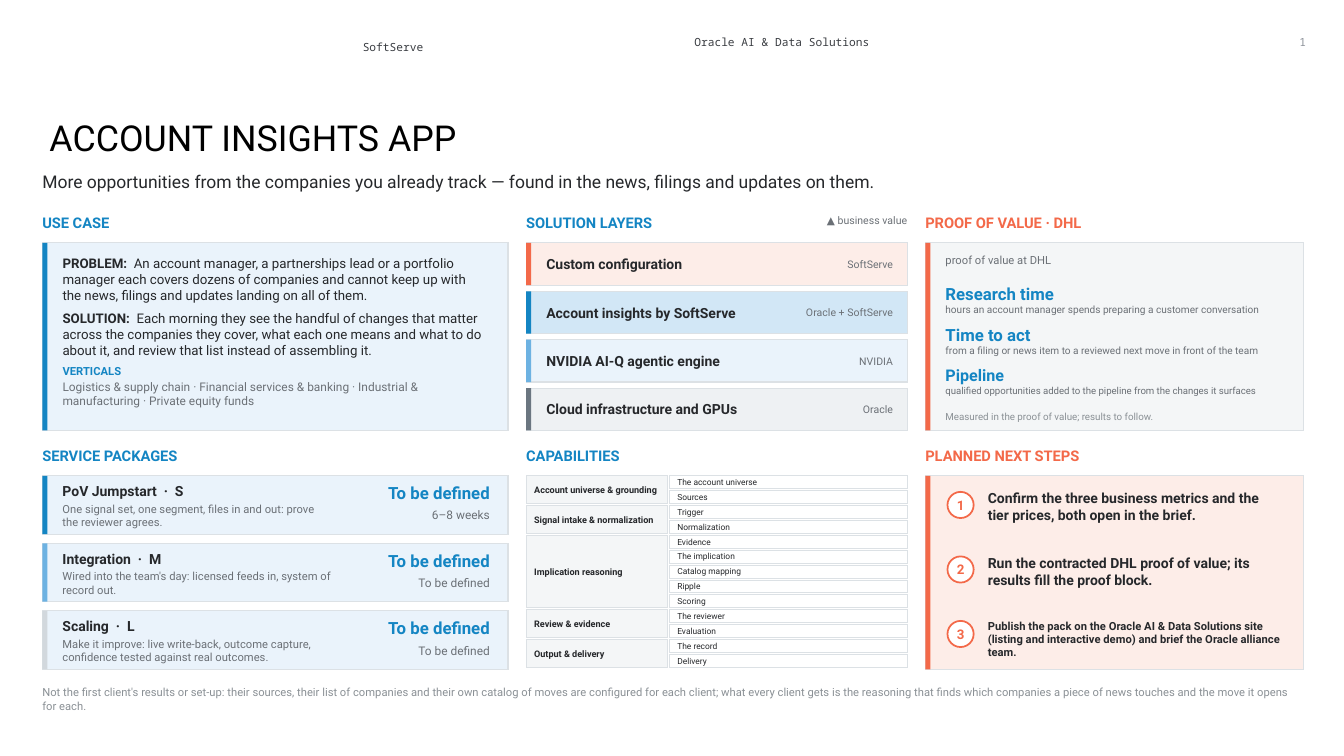
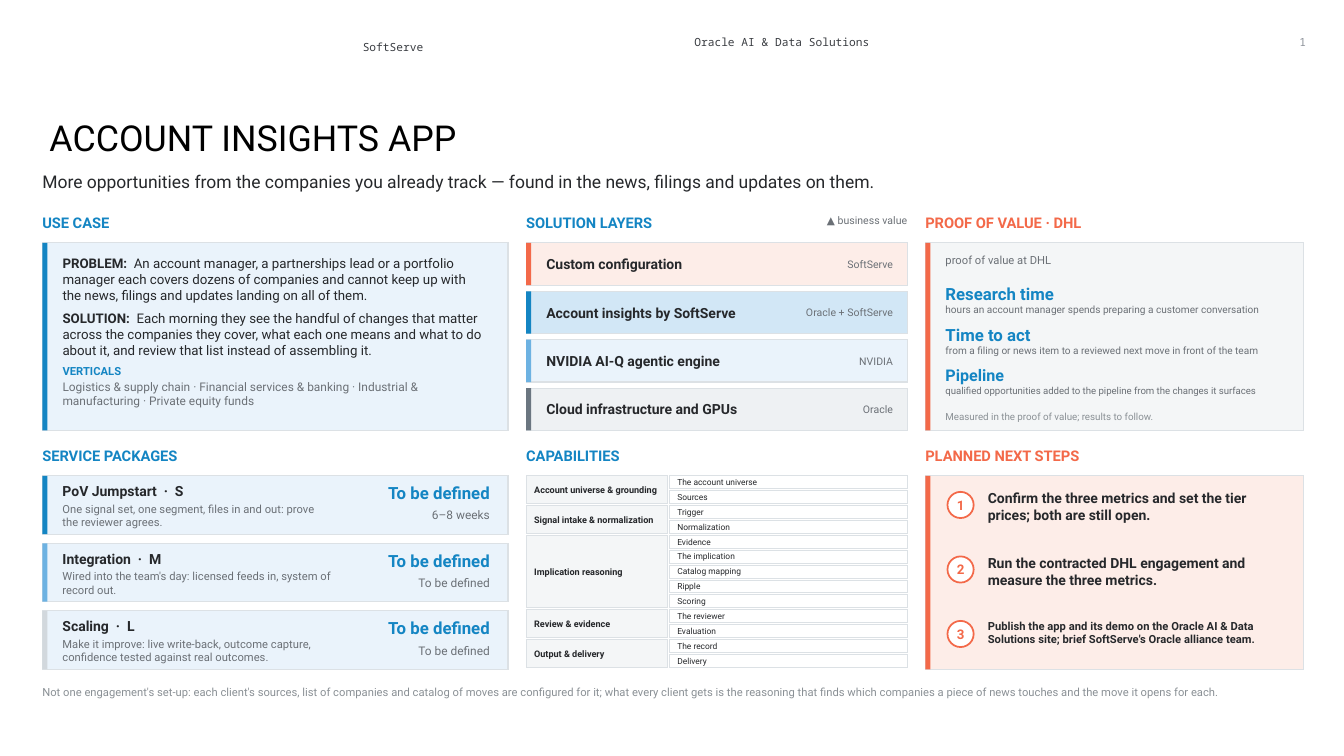
Before and after one commit to alexey-orlov/AO-Personal-OS, a slide deck: slide 1 of outputs/oracle-packs/account-insights/artifacts/account-insights-exec-summary.pptx. Drawn at 1344x756 pixels with LibreOffice and Linux fonts; fonts in the diff are those of the drawing; background and template pictures are left out. Boxes give left, top, right and bottom in pixels: in the first picture for what was removed or moved away, otherwise in the second. Text is boxed around its words. In the diff, an @@ line names an element or a change of style, - is before the commit and + after.

```diff
--- a/outputs/oracle-packs/account-insights/artifacts/account-insights-exec-summary.pptx
+++ b/outputs/oracle-packs/account-insights/artifacts/account-insights-exec-summary.pptx
@@ text at (988, 492, 1246, 523): text changed @@
-Confirm the three business metrics and the tier prices, both open in the brief.
+Confirm the three metrics and set the tier prices; both are still open.
@@ text at (988, 557, 1245, 585): text changed @@
-Run the contracted DHL proof of value; its results fill the proof block.
+Run the contracted DHL engagement and measure the three metrics.
@@ text at (988, 621, 1255, 645): text changed @@
-Publish the pack on the Oracle AI & Data Solutions site (listing and interactive demo) and brief the Oracle alliance team.
+Publish the app and its demo on the Oracle AI & Data Solutions site; brief SoftServe's Oracle alliance team.
@@ text at (42, 687, 1218, 698): text changed @@
-Not the first client's results or set-up: their sources, their list of companies and their own catalog of moves are configured for each client; what every client gets is the reasoning that finds which companies a piece of news touches and the move it opens for each.
+Not one engagement's set-up: each client's sources, list of companies and catalog of moves are configured for it; what every client gets is the reasoning that finds which companies a piece of news touches and the move it opens for each.
```
Also in this commit, not shown: 1 other file.
